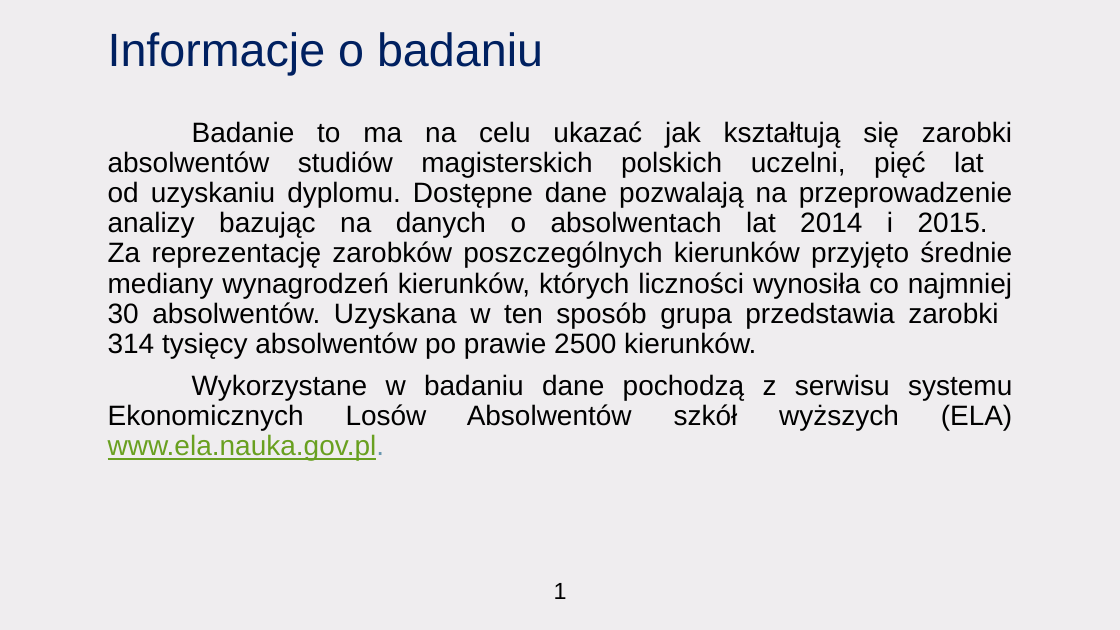
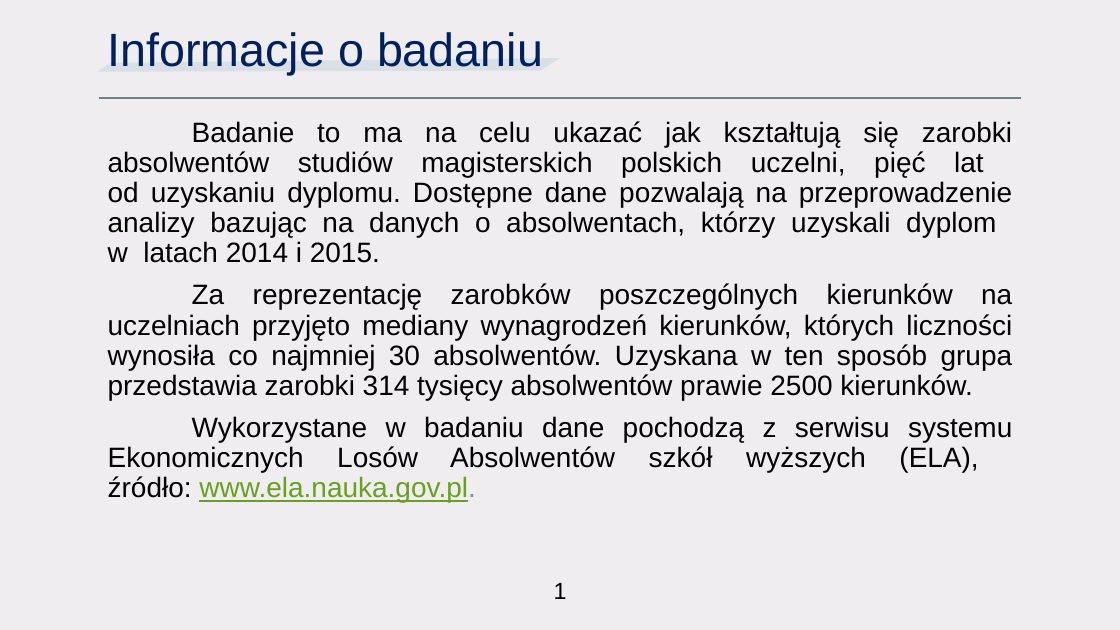
Before and after one commit to CptQuak/CasestudyGraduateEarnings, a slide deck: slide 2 of casestudy.pptx. Drawn at 1120x630 pixels with LibreOffice and Linux fonts; fonts in the diff are those of the drawing. Boxes give left, top, right and bottom in pixels: in the first picture for what was removed or moved away, otherwise in the second. Text is boxed around its words. In the diff, an @@ line names an element or a change of style, - is before the commit and + after.

Commit message:
Presentation v1

```diff
--- a/casestudy.pptx
+++ b/casestudy.pptx
@@ freeform shape added at (97, 58, 560, 71), fill #C3D5DF at 50% opacity @@
@@ line added from (99, 97) to (1021, 97), #6F8183 1.75 pt @@
@@ text at (108, 121, 1013, 503): text changed @@
-Badanie to ma na celu ukazać jak kształtują się zarobki absolwentów studiów magisterskich polskich uczelni, pięć lat
-od uzyskaniu dyplomu. Dostępne dane pozwalają na przeprowadzenie analizy bazując na danych o absolwentach lat 2014 i 2015.
-Za reprezentację zarobków poszczególnych kierunków przyjęto średnie mediany wynagrodzeń kierunków, których liczności wynosiła co najmniej 30 absolwentów. Uzyskana w ten sposób grupa przedstawia zarobki
-314 tysięcy absolwentów po prawie 2500 kierunków.
-Wykorzystane w badaniu dane pochodzą z serwisu systemu Ekonomicznych Losów Absolwentów szkół wyższych (ELA) www.ela.nauka.gov.pl.
+Badanie to ma na celu ukazać jak kształtują się zarobki absolwentów studiów magisterskich polskich uczelni, pięć lat
+od uzyskaniu dyplomu. Dostępne dane pozwalają na przeprowadzenie analizy bazując na danych o absolwentach, którzy uzyskali dyplom
+w latach 2014 i 2015.
+Za reprezentację zarobków poszczególnych kierunków na uczelniach przyjęto mediany wynagrodzeń kierunków, których liczności wynosiła co najmniej 30 absolwentów. Uzyskana w ten sposób grupa przedstawia zarobki 314 tysięcy absolwentów prawie 2500 kierunków.
+Wykorzystane w badaniu dane pochodzą z serwisu systemu Ekonomicznych Losów Absolwentów szkół wyższych (ELA),
+źródło: www.ela.nauka.gov.pl.
```
Also in this commit, not shown: 8 other slides changed, 3 slides added, 2 slides removed, 8 other files.
